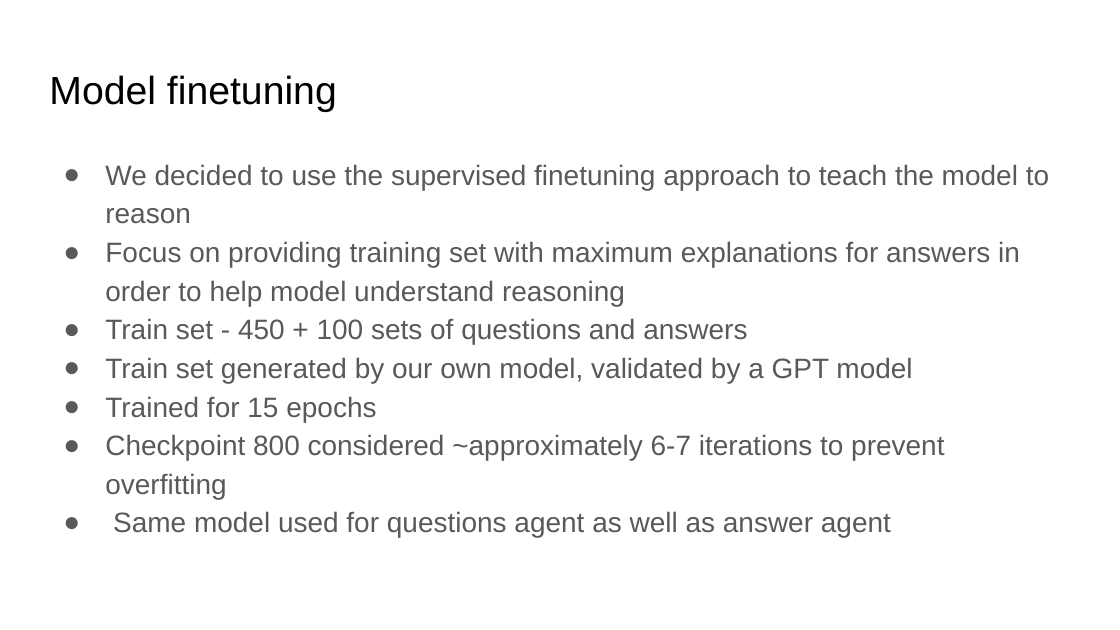
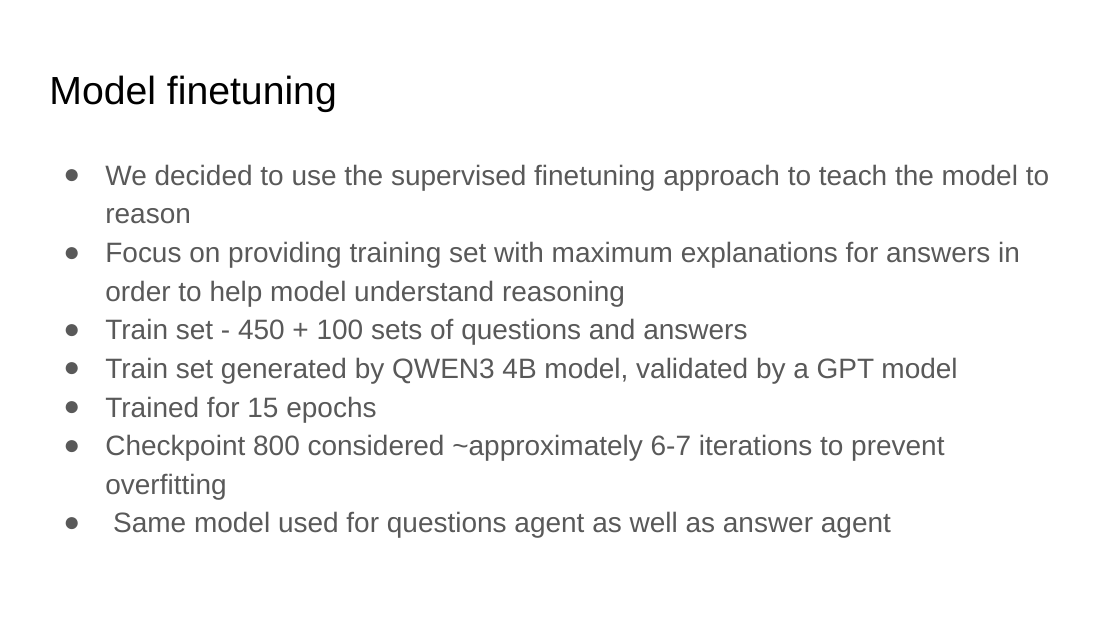
Before and after one commit to shreyassks/AAIPL_134_199_204_179, a slide deck: slide 3 of solution.pptx. Drawn at 1120x630 pixels with LibreOffice and Linux fonts; fonts in the diff are those of the drawing. Boxes give left, top, right and bottom in pixels: in the first picture for what was removed or moved away, otherwise in the second. Text is boxed around its words. In the diff, an @@ line names an element or a change of style, - is before the commit and + after.

Commit message:
upated ppt

```diff
--- a/solution.pptx
+++ b/solution.pptx
@@ text at bbox=[105, 357, 957, 383]: text changed @@
-● Train set generated by our own model, validated by a GPT model
+● Train set generated by QWEN3 4B model, validated by a GPT model
```
Also in this commit, not shown: 1 other file.
